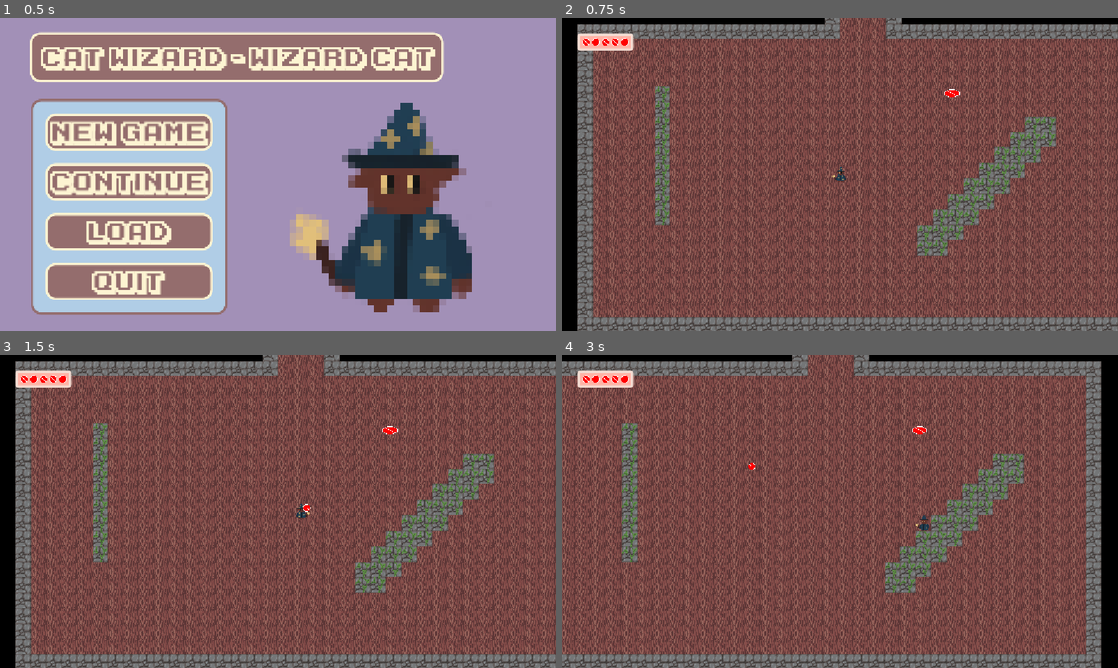
Above: before the commit, frames 1-4 (two rows, left to right).
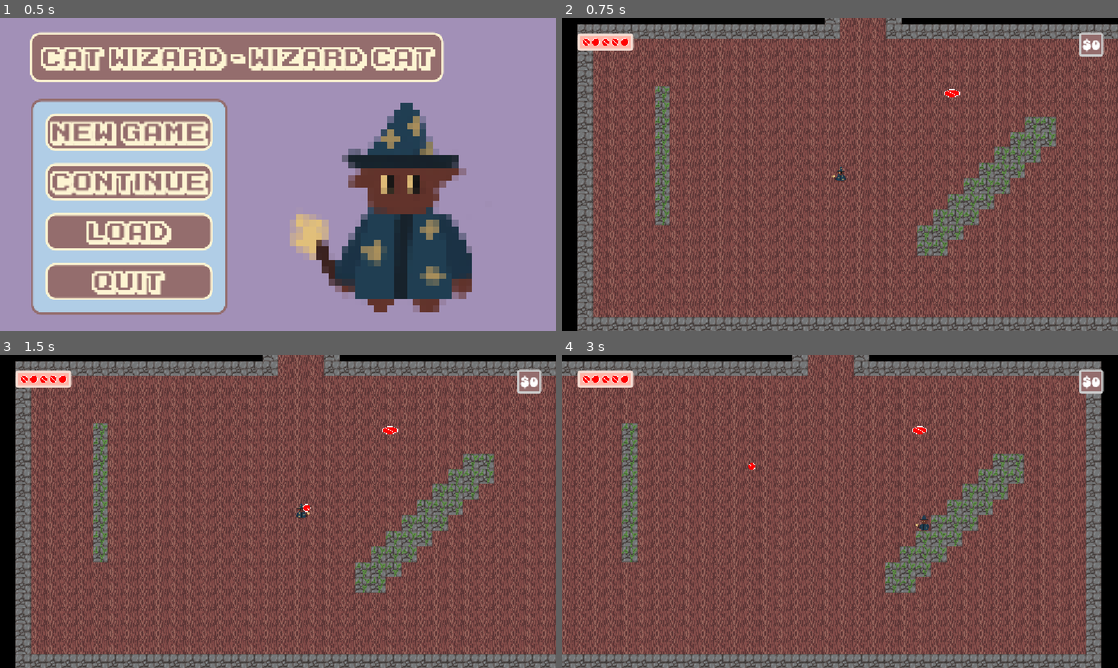
Above: after the commit, the same moments.

Repository: teganmy/wizard-cat-cat-wizard
Game: Godot game, scene res://main.tscn
Two runs of this game, one before a commit and one after it. Both use one fixed random seed, a clock stepped at 60 frames per second and the inputs below.
Inputs (mouse positions are in pixels of both pictures, inside the frame that each line leads up to):
- Up to frame 1 (0.5 s): no input
- Up to frame 2 (0.75 s): click "New Game" at 0.5 s
- Up to frame 3 (1.5 s): tap Enter (interact) at 1.25 s; move the mouse to (400, 495) at 1.27 s; hold Right (player_right) from 1.28 s (still down); tap Space (fire) at 1.35 s
- Up to frame 4 (3 s): move the mouse to (728, 527) at 2.02 s; release Right (player_right) at 2.03 s; hold Down (player_down) 2.03-2.78 s; tap Enter (interact) at 2.1 s; move the mouse to (895, 442) at 2.77 s; hold Right (player_right) from 2.78 s (still down); tap Shift (player_dodge) at 2.85 s

Frame 1 is identical in both runs. In frame 2, 0.3% of the frame differs, in the area x 93-98%, y 4-13%; in frame 3, 0.3%; in frame 4, 0.4%.

Commit message:
Wired player currency and health to an autoload, and began wiring the hud to read the autoload

Diff:
--- a/wizard-cat-game/assets/hud.gd
+++ b/wizard-cat-game/assets/hud.gd
@@ -1 +1,9 @@
 extends MarginContainer
+
+@onready var money_label := $MoneyLabel
+
+func _ready() -> void:
+	PlayerState.currency_changed.connect(_on_currency_changed)
+
+func _on_currency_changed(new: int) -> void:
+	money_label.text = "$%s" % new
--- a/wizard-cat-game/assets/hud.tscn
+++ b/wizard-cat-game/assets/hud.tscn
@@ -1,11 +1,34 @@
 [gd_scene format=3 uid="uid://bbhvbmlbu1ne7"]
 
-[ext_resource type="Theme" uid="uid://cnlk2q7yx8tfd" path="res://assets/default_theme.tres" id="1_gudfk"]
 [ext_resource type="Script" uid="uid://cec2qkk20ybsu" path="res://assets/life_container.gd" id="1_knk3d"]
 [ext_resource type="Script" uid="uid://cawfowwy7xfdn" path="res://assets/hud.gd" id="1_px13d"]
 [ext_resource type="Texture2D" uid="uid://1x47pqeyrbca" path="res://assets/bullet_default.png" id="3_uj4j1"]
+[ext_resource type="FontFile" uid="uid://b0olbbjmcd3wj" path="res://SuperMagic-L3XVn.ttf" id="5_1m68m"]
 
 [sub_resource type="StyleBoxFlat" id="StyleBoxFlat_gudfk"]
+bg_color = Color(0.5803922, 0.42745098, 0.42745098, 1)
+border_width_left = 5
+border_width_top = 5
+border_width_right = 5
+border_width_bottom = 5
+corner_radius_top_left = 5
+corner_radius_top_right = 5
+corner_radius_bottom_right = 5
+corner_radius_bottom_left = 5
+expand_margin_left = 2.0
+expand_margin_top = 2.0
+expand_margin_right = 2.0
+expand_margin_bottom = 2.0
+
+[sub_resource type="Theme" id="Theme_1m68m"]
+default_font = ExtResource("5_1m68m")
+Label/styles/normal = SubResource("StyleBoxFlat_gudfk")
+
+[sub_resource type="LabelSettings" id="LabelSettings_gudfk"]
+font = ExtResource("5_1m68m")
+font_size = 30
+
+[sub_resource type="StyleBoxFlat" id="StyleBoxFlat_1m68m"]
 content_margin_left = 10.0
 content_margin_top = 10.0
 content_margin_right = 10.0
@@ -28,19 +51,26 @@
 anchor_bottom = 1.0
 grow_horizontal = 2
 grow_vertical = 2
-theme = ExtResource("1_gudfk")
+theme = SubResource("Theme_1m68m")
 script = ExtResource("1_px13d")
 
-[node name="PanelContainer" type="PanelContainer" parent="." unique_id=932874024]
+[node name="MoneyLabel" type="Label" parent="." unique_id=2027048716]
+layout_mode = 2
+size_flags_horizontal = 8
+size_flags_vertical = 0
+text = "$0"
+label_settings = SubResource("LabelSettings_gudfk")
+
+[node name="LifePanel" type="PanelContainer" parent="." unique_id=932874024]
 layout_mode = 2
 size_flags_horizontal = 0
 size_flags_vertical = 0
-theme_override_styles/panel = SubResource("StyleBoxFlat_gudfk")
+theme_override_styles/panel = SubResource("StyleBoxFlat_1m68m")
 
-[node name="LifeContainer" type="HBoxContainer" parent="PanelContainer" unique_id=121664328]
+[node name="LifeContainer" type="HBoxContainer" parent="LifePanel" unique_id=121664328]
 texture_filter = 1
 layout_mode = 2
 size_flags_horizontal = 0
 size_flags_vertical = 0
 script = ExtResource("1_knk3d")
-texture = ExtResource("3_uj4j1")
+heart_texture = ExtResource("3_uj4j1")
--- a/wizard-cat-game/assets/life_container.gd
+++ b/wizard-cat-game/assets/life_container.gd
@@ -1,33 +1,26 @@
 extends HBoxContainer
 
 var hearts: Array[TextureRect] = []
-@export var texture: Texture2D
-var got_player: bool = false
-
-func _process(_delta: float) -> void:
-	if not got_player:
-		try_get_player()
+var max_health = 0
+var current_health = 0
+@export var heart_texture: Texture2D
 
 func change_hearts(new: int) -> void:
-	var heart_size := hearts.size()
-	if heart_size > new:
-		for _i in range(heart_size - new):
-			var heart = hearts.pop_back()
-			heart.queue_free()
-	elif heart_size < new:
-		for _i in range(new - heart_size):
-			var heart = TextureRect.new()
-			heart.texture = texture
-			add_child(heart)
-			hearts.push_back(heart)
+	pass
 
-func try_get_player() -> void:
-	var players = get_tree().get_nodes_in_group("Player")
-	if players.size() > 0:
-		var player = players[0]
-		if player:
-			player.health.changed.connect(change_hearts)
-			change_hearts(player.health.max_health)
-			got_player = true
-			return
-	return
+func change_max(new: int) -> void:
+	max_health = new
+	hearts.clear()
+	for _i in range(new):
+		var heart = TextureRect.new()
+		heart.texture = heart_texture
+		hearts.push_back(heart)
+		add_child(heart)
+	change_hearts(new)
+
+func _ready() -> void:
+	change_max(PlayerState.max_health)
+	PlayerState.max_health_changed.connect(_on_player_max_changed)
+
+func _on_player_max_changed(new: int) -> void:
+	change_max(new)
--- a/wizard-cat-game/chest.gd
+++ b/wizard-cat-game/chest.gd
@@ -5,7 +5,7 @@
 
 func _on_interaction_area_interact() -> void:
 	if not opened:
-		$Lootable.generate_loot()
+		$Lootable.generate_loot($SpawnMarker.position)
 		opened = true
 		sprite.modulate = Color.DARK_GRAY
 
--- a/wizard-cat-game/chest.tscn
+++ b/wizard-cat-game/chest.tscn
@@ -45,6 +45,9 @@
 [node name="CollisionShape2D" type="CollisionShape2D" parent="InteractionArea" unique_id=132199877]
 shape = SubResource("RectangleShape2D_2w8te")
 
+[node name="SpawnMarker" type="Marker2D" parent="." unique_id=960260319]
+position = Vector2(0, -21)
+
 [connection signal="body_entered" from="InteractionArea" to="." method="_on_interaction_area_body_entered"]
 [connection signal="body_exited" from="InteractionArea" to="." method="_on_interaction_area_body_exited"]
 [connection signal="interact" from="InteractionArea" to="." method="_on_interaction_area_interact"]
--- a/wizard-cat-game/components/health.gd
+++ b/wizard-cat-game/components/health.gd
@@ -21,7 +21,10 @@
 func heal(amount:int) -> void:
 	_change_current(amount)
 
-func change_max(new_max: int) -> void:
+func heal_to_full() -> void:
+	_change_current(max_health)
+
+func set_max(new_max: int) -> void:
 	max_health = new_max
 	current = max_health
 	changed.emit(current)
--- a/wizard-cat-game/components/pickup_area.gd
+++ b/wizard-cat-game/components/pickup_area.gd
@@ -1,5 +1,7 @@
 class_name PickupArea
 extends Area2D
+
+signal picked_up(value: int)
 
 func _ready() -> void:
 	body_entered.connect(_on_body_entered)
@@ -10,4 +12,4 @@
 		body.picked_up.connect(_on_loot_picked_up)
 
 func _on_loot_picked_up(value: int) -> void:
-	print("Picked up loot worth ", value)
+	picked_up.emit(value)
--- a/wizard-cat-game/levels/level.gd
+++ b/wizard-cat-game/levels/level.gd
@@ -7,9 +7,10 @@
 func _ready() -> void:
 	var new_player = player_scene.instantiate()
 	new_player.position = spawn_point.position
-	new_player.died.connect(respawn_player)
 	add_child(new_player)
+	new_player.health.died.connect(respawn_player)
 	player = new_player
 
 func respawn_player() -> void:
 	player.position = spawn_point.position
+	player.health.heal_to_full()
--- a/wizard-cat-game/loot/lootable.gd
+++ b/wizard-cat-game/loot/lootable.gd
@@ -10,7 +10,7 @@
 		var new_loot = roll_loot()
 		new_loot.global_position = to_global(location)
 		if new_loot.has_method("apply_central_impulse"):
-			new_loot.apply_central_impulse(Vector2(randf_range(-1.0, 1.0), randf_range(-1.0, 1.0)) * 100)
+			new_loot.apply_central_impulse(Vector2(randf_range(-1.0, 1.0), randf_range(-1.0, 1.0)) * 75)
 		get_tree().current_scene.add_child(new_loot)
 
 func roll_loot() -> Loot:
--- a/wizard-cat-game/main.tscn
+++ b/wizard-cat-game/main.tscn
@@ -2,6 +2,7 @@
 
 [ext_resource type="Script" uid="uid://dq2js0a13n6oc" path="res://components/button_tween.gd" id="1_0xm2m"]
 [ext_resource type="Script" uid="uid://hvo3h3pb28bc" path="res://main.gd" id="1_h2yge"]
+[ext_resource type="Theme" uid="uid://cnlk2q7yx8tfd" path="res://assets/default_theme.tres" id="2_1bvp3"]
 [ext_resource type="Texture2D" uid="uid://cdhwe1jm0yer6" path="res://assets/wizard-cat.png" id="3_h2yge"]
 
 [sub_resource type="LabelSettings" id="LabelSettings_1bvp3"]
@@ -20,6 +21,7 @@
 anchor_bottom = 1.0
 grow_horizontal = 2
 grow_vertical = 2
+theme = ExtResource("2_1bvp3")
 
 [node name="Label" type="Label" parent="MenuLayer/MainMenu" unique_id=115762507]
 texture_filter = 1
--- a/wizard-cat-game/player.gd
+++ b/wizard-cat-game/player.gd
@@ -9,10 +9,16 @@
 @onready var hurtbox := $Hurtbox
 var last_dir: Vector2 = Vector2.ZERO
 var dodge_dir: Vector2 = Vector2.ZERO
-signal died
 
 enum STATE {IDLE, MOVE, DODGE}
 var state: STATE = STATE.IDLE
+
+func _ready() -> void:
+	if not PlayerState.max_health:
+		PlayerState.set_max_health(health.max_health)
+	else:
+		health.set_max(PlayerState.max_health)
+	health.changed.connect(PlayerState.set_current_health)
 
 func _process(_delta: float) -> void:
 	if get_global_mouse_position().x < global_position.x:
@@ -68,6 +74,6 @@
 	dodge_cooldown.start()
 	_change_state(STATE.IDLE)
 
-func _on_health_died() -> void:
-	health.heal(health.max_health)
-	died.emit()
+
+func _on_pickup_area_picked_up(value: int) -> void:
+	PlayerState.add_currency(value)
--- a/wizard-cat-game/player.tscn
+++ b/wizard-cat-game/player.tscn
@@ -79,4 +79,4 @@
 [node name="CollisionShape2D" type="CollisionShape2D" parent="PickupArea" unique_id=209260760]
 shape = SubResource("CircleShape2D_gpvk7")
 
-[connection signal="died" from="Health" to="." method="_on_health_died"]
+[connection signal="picked_up" from="PickupArea" to="." method="_on_pickup_area_picked_up"]
--- /dev/null
+++ b/wizard-cat-game/player_state.gd
@@ -0,0 +1,40 @@
+extends Node
+
+var current_health: int
+var max_health: int
+var currency: int = 0
+
+signal current_health_changed(new: int)
+signal max_health_changed(new: int)
+signal currency_changed(new: int)
+
+func set_max_health(new: int) -> void:
+	max_health = new
+	max_health_changed.emit(new)
+
+func set_currency(new: int) -> void:
+	currency = new
+	currency_changed.emit(new)
+
+func set_current_health(new: int) -> void:
+	new =  min(new, max_health)
+	current_health = new
+	current_health_changed.emit(new)
+
+func add_max_health(add: int) -> void:
+	set_max_health(max_health + add)
+
+func sub_max_health(sub: int) -> void:
+	set_max_health(max_health - sub)
+
+func add_currency(add: int) -> void:
+	set_currency(currency + add)
+
+func sub_currency(sub: int) -> void:
+	set_currency(currency - sub)
+
+func add_current_health(add: int) -> void:
+	set_current_health(current_health + add)
+
+func sub_current_health(sub: int) -> void:
+	set_current_health(current_health - sub)
--- a/wizard-cat-game/project.godot
+++ b/wizard-cat-game/project.godot
@@ -14,6 +14,10 @@
 run/main_scene="uid://be1g2jqyou40i"
 config/features=PackedStringArray("4.7", "Forward Plus")
 config/icon="res://icon.svg"
+
+[autoload]
+
+PlayerState="*uid://bsi82jkp1yi24"
 
 [display]
 
Binary file added: wizard-cat-game/SuperMagic-L3XVn.ttf
Not shown, added: wizard-cat-game/SuperMagic-L3XVn.ttf.import
Not shown, added: wizard-cat-game/player_state.gd.uid
